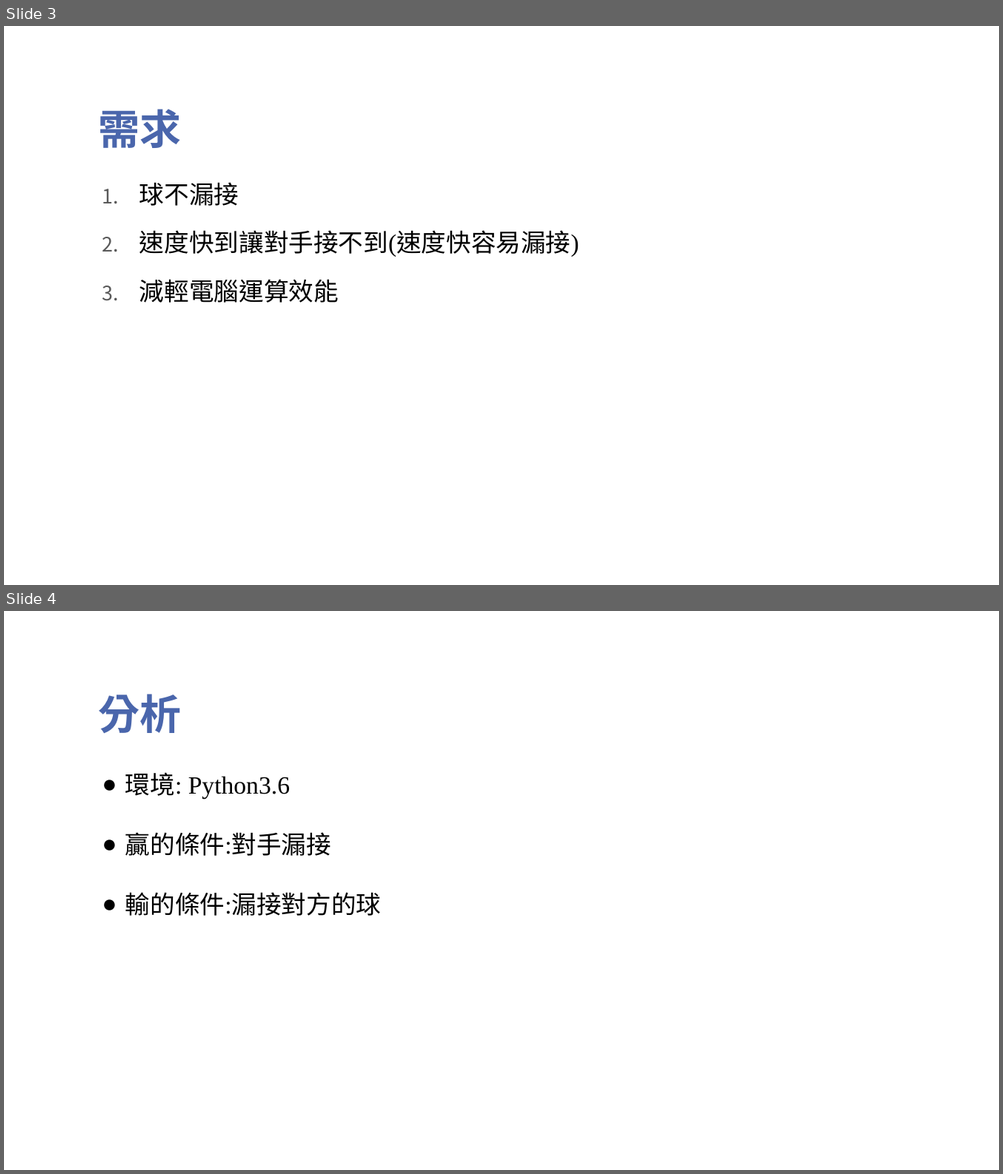
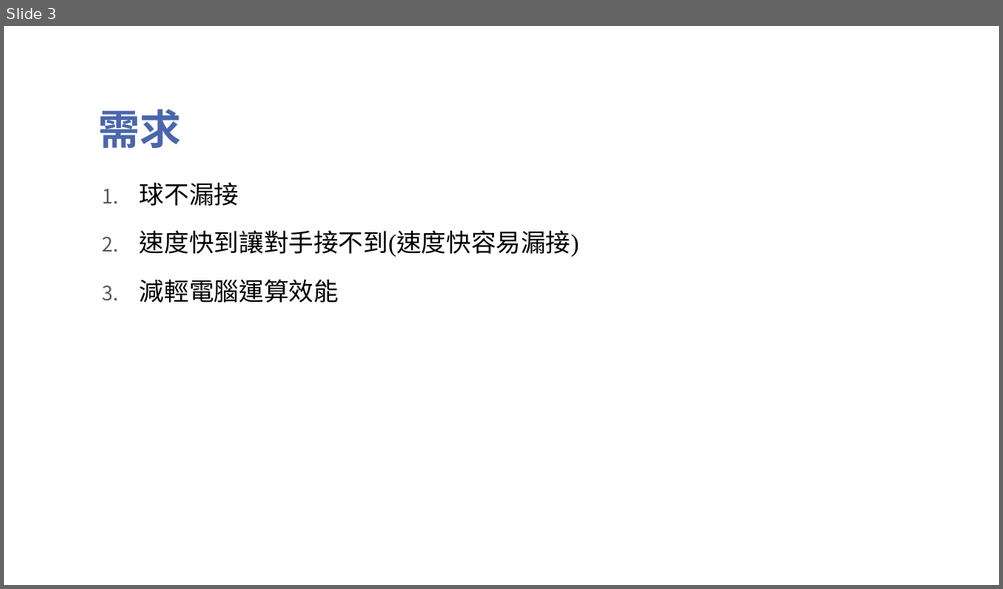
Before and after one commit to Wang-Si-Han/HW6, a slide deck: 機器學習乒乓球.pptx. Shown one above the other, each under a label of ours: slides 3 and 4 before the commit, slide 3 after it. The pictures are 1003x1174 and 1003x589 pixels, drawn with LibreOffice and Linux fonts; fonts in the diff are those of the drawing; background and template pictures are left out. Boxes give left, top, right and bottom in pixels: in the first picture for what was removed or moved away, otherwise in the second. Text is boxed around its words. In the diff, an @@ line names an element or a change of style, - is before the commit and + after.

Commit message:
modify

```diff
--- a/機器學習乒乓球.pptx
+++ b/機器學習乒乓球.pptx
@@ slide 4 removed at (4,611,999,1170), background picture (left out) @@
@@ title removed at (99,694,182,733) @@
-分析
@@ text removed at (125,772,381,916) @@
-● 環境: Python3.6
-● 贏的條件:對手漏接
-● 輸的條件:漏接對方的球
```
